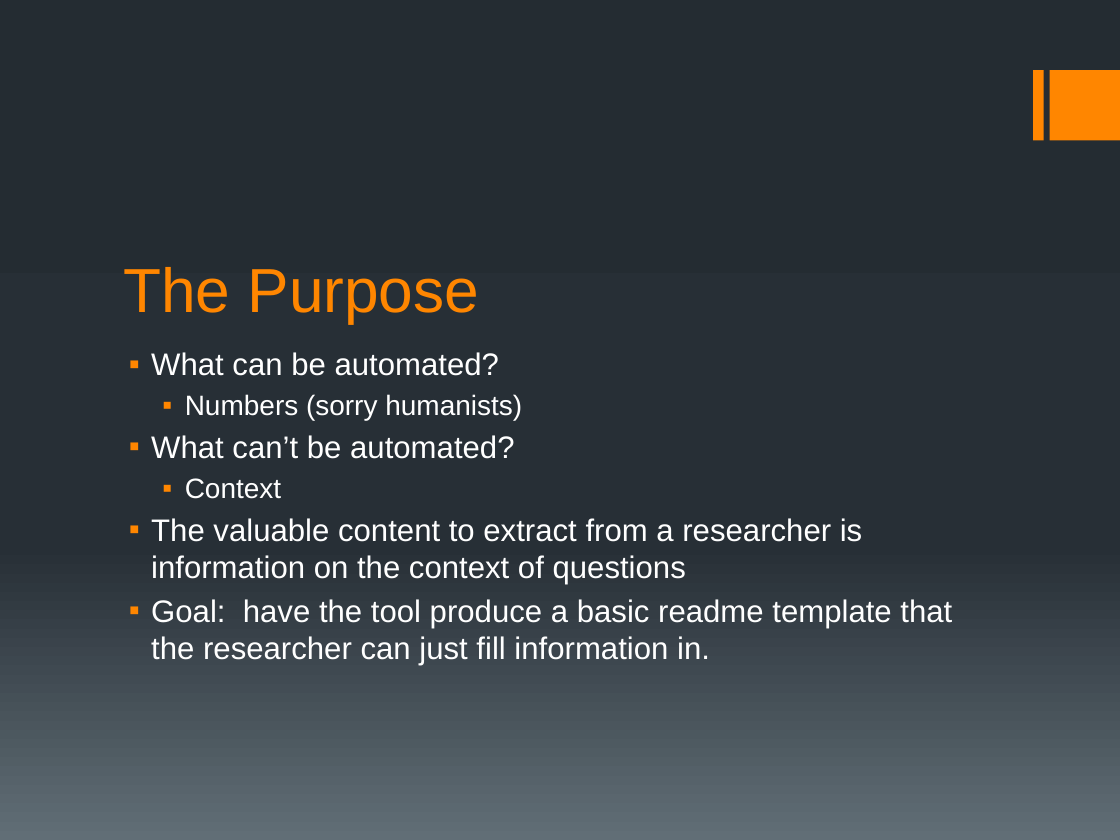
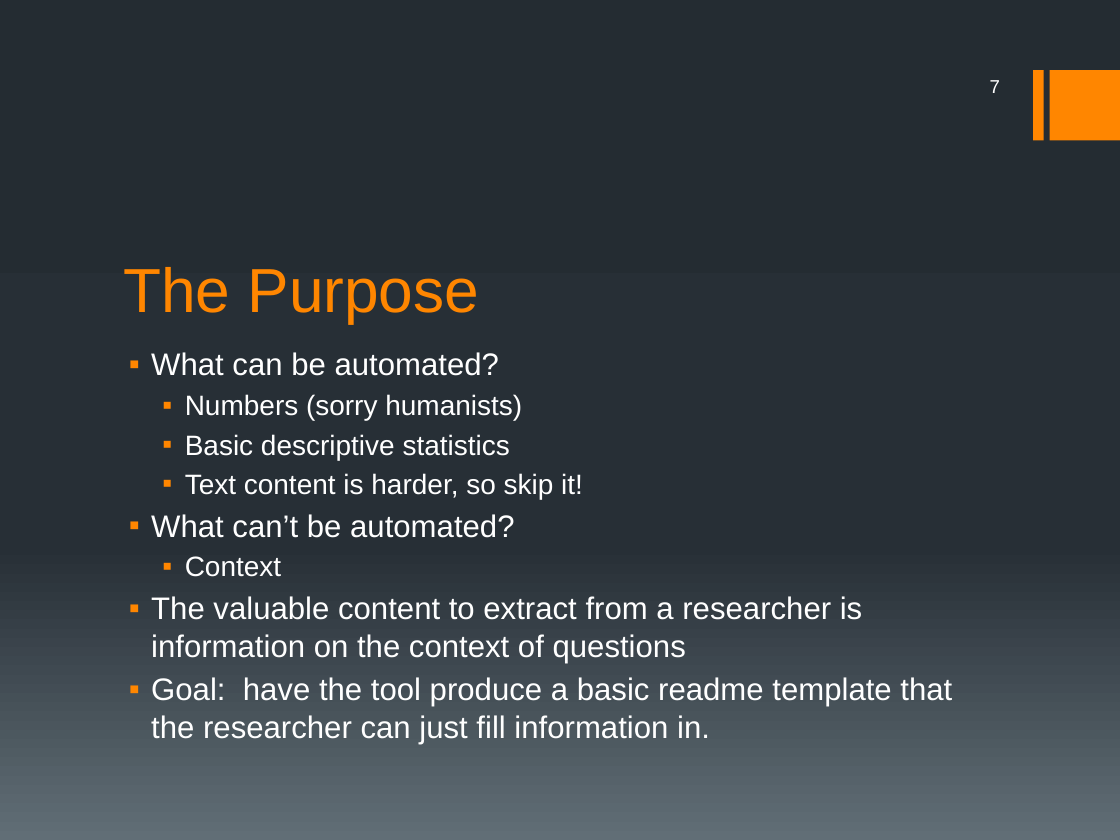
Before and after one commit to elliewix/data-profile-tool, a slide deck: slide 7 of wickes data cleaning final presentation.pptx (slide 5 before the commit). Drawn at 1120x840 pixels with LibreOffice and Linux fonts; fonts in the diff are those of the drawing. Boxes give left, top, right and bottom in pixels: in the first picture for what was removed or moved away, otherwise in the second. Text is boxed around its words. In the diff, an @@ line names an element or a change of style, - is before the commit and + after.

```diff
--- a/wickes data cleaning final presentation.pptx
+++ b/wickes data cleaning final presentation.pptx
@@ page number added at (990, 80, 1000, 93), 12 pt, text #FFFFFF @@
+7
@@ text at (185, 434, 583, 499): paragraphs added @@
+  ▪ Basic descriptive statistics
+  ▪ Text content is harder, so skip it!
```
Also in this commit, not shown: 9 other slides changed, 2 slides added, 3 other files.
